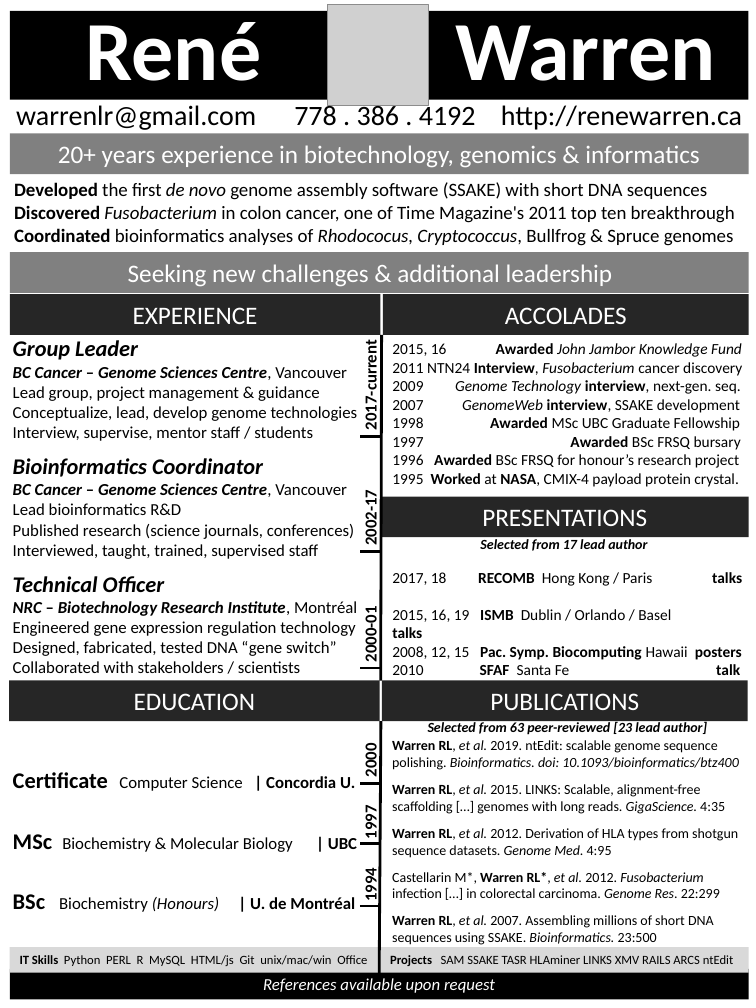
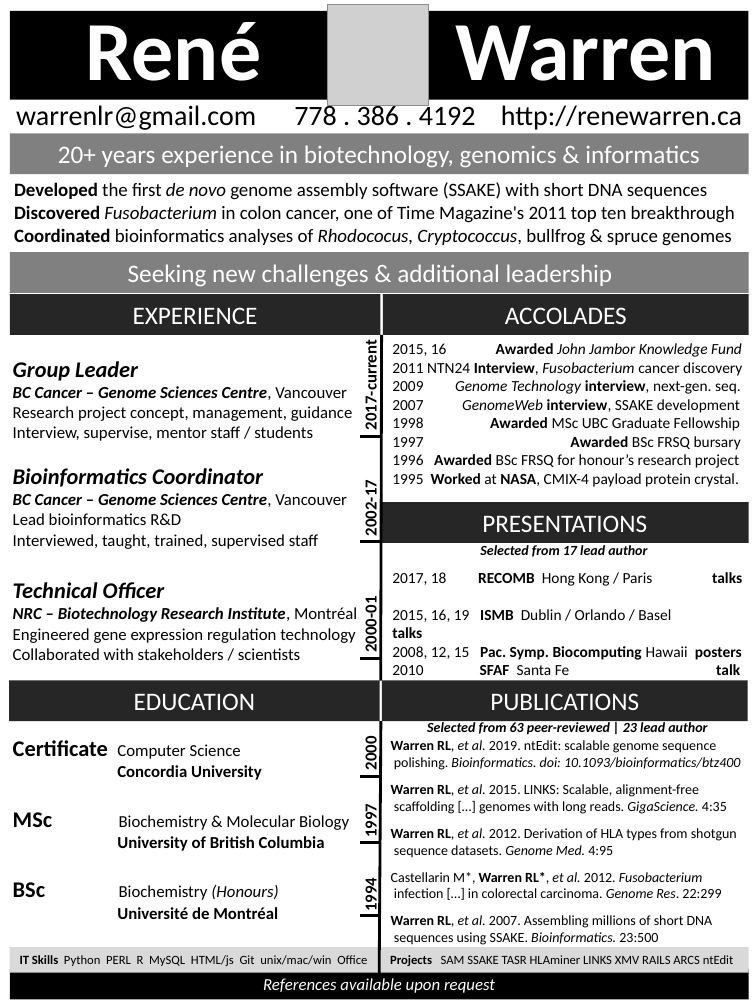
Before and after one commit to warrenlr/warrenlr.github.io, a slide deck: slide 1 of cv/CV_RWARREN_PPT.pptx. Drawn at 756x1008 pixels with LibreOffice and Linux fonts; fonts in the diff are those of the drawing; grey boxes stand for pictures. Boxes give left, top, right and bottom in pixels: in the first picture for what was removed or moved away, otherwise in the second. Text is boxed around its words. In the diff, an @@ line names an element or a change of style, - is before the commit and + after.

```diff
--- a/cv/CV_RWARREN_PPT.pptx
+++ b/cv/CV_RWARREN_PPT.pptx
@@ text at [14,228,732,246]: text changed @@
-Coordinated bioinformatics analyses of Rhodococus, Cryptococcus, Bullfrog & Spruce genomes
+Coordinated bioinformatics analyses of Rhodococus, Cryptococcus, bullfrog & spruce genomes
@@ text at [13,406,353,421]: text changed @@
-Lead group, project management & guidance
-Conceptualize, lead, develop genome technologies
+Research project concept, management, guidance
@@ rectangle "PRESENTATIONS": place and size @@
-rectangle "PRESENTATIONS" at [381,497,749,537]
+rectangle "PRESENTATIONS" at [381,502,749,542]
@@ text at [13,524,354,539]: paragraph removed @@
-Published research (science journals, conferences)
@@ text "Selected from 17 lead author": place and size @@
-text "Selected from 17 lead author" at [480,539,647,551]
+text "Selected from 17 lead author" at [480,545,647,557]
@@ text at [13,628,356,919]: text changed @@
-Engineered gene expression regulation technology Designed, fabricated, tested DNA “gene switch”
-Collaborated with stakeholders / scientists
-Certificate Computer Science | Concordia U.
-MSc Biochemistry & Molecular Biology | UBC
-BSc Biochemistry (Honours) | U. de Montréal
+Engineered gene expression regulation technology Collaborated with stakeholders / scientists
+Certificate Computer Science
+Concordia University
+MSc Biochemistry & Molecular Biology
+University of British Columbia
+BSc Biochemistry (Honours)
+Université de Montréal
@@ 2 texts, 2 lines: place and size @@
-2 texts, 2 lines at [360,495,381,668]
+2 texts, 2 lines at [360,485,381,658]
@@ text "2000": place and size @@
-text "2000" at [361,746,381,776]
+text "2000" at [361,739,381,769]
@@ text at [391,740,740,945]: text changed @@
-Warren RL, et al. 2019. ntEdit: scalable genome sequence polishing. Bioinformatics. doi: 10.1093/bioinformatics/btz400
-Warren RL, et al. 2015. LINKS: Scalable, alignment-free scaffolding […] genomes with long reads. GigaScience. 4:35
-Warren RL, et al. 2012. Derivation of HLA types from shotgun sequence datasets. Genome Med. 4:95
-Castellarin M*, Warren RL*, et al. 2012. Fusobacterium infection […] in colorectal carcinoma. Genome Res. 22:299
-Warren RL, et al. 2007. Assembling millions of short DNA sequences using SSAKE. Bioinformatics. 23:500
+Warren RL, et al. 2019. ntEdit: scalable genome sequence
+polishing. Bioinformatics. doi: 10.1093/bioinformatics/btz400
+Warren RL, et al. 2015. LINKS: Scalable, alignment-free
+scaffolding […] genomes with long reads. GigaScience. 4:35
+Warren RL, et al. 2012. Derivation of HLA types from shotgun
+sequence datasets. Genome Med. 4:95
+Castellarin M*, Warren RL*, et al. 2012. Fusobacterium
+infection […] in colorectal carcinoma. Genome Res. 22:299
+Warren RL, et al. 2007. Assembling millions of short DNA
+sequences using SSAKE. Bioinformatics. 23:500
@@ text at [427,720,707,735]: text changed @@
-Selected from 63 peer-reviewed [23 lead author]
+Selected from 63 peer-reviewed | 23 lead author
@@ line moved from (360, 783) - (381, 783) to (360, 776) - (381, 776) @@
@@ text "1994": place and size @@
-text "1994" at [361,871,381,901]
+text "1994" at [361,881,381,911]
@@ line moved from (360, 906) - (381, 906) to (360, 916) - (381, 916) @@
```
Also in this commit, not shown: 1 other file.
